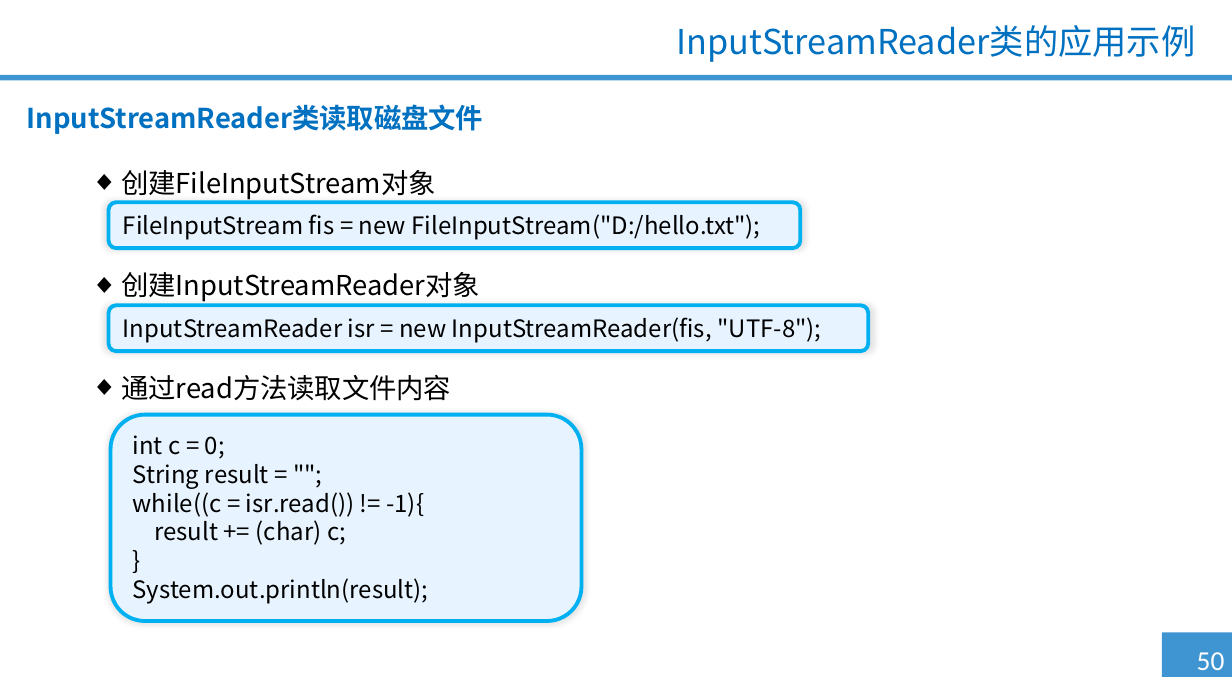
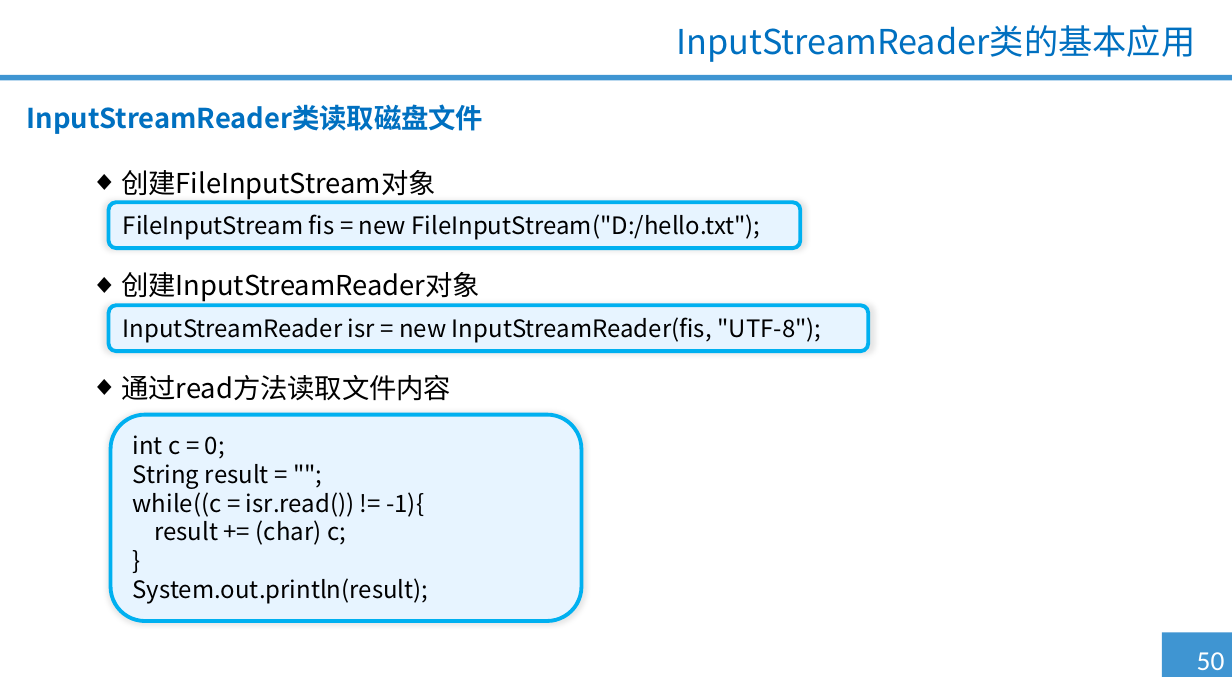
Before and after one commit to qzc70919700/--Java-, a slide deck: slide 50 of 第八单元 IO流（二）/1.0.0.0/PPT/第八单元 IO流（二）.pptx. Drawn at 1232x693 pixels with LibreOffice and Linux fonts; fonts in the diff are those of the drawing; background and template pictures are left out. Boxes give left, top, right and bottom in pixels: in the first picture for what was removed or moved away, otherwise in the second. Text is boxed around its words. In the diff, an @@ line names an element or a change of style, - is before the commit and + after.

```diff
--- a/第八单元 IO流（二）/1.0.0.0/PPT/第八单元 IO流（二）.pptx
+++ b/第八单元 IO流（二）/1.0.0.0/PPT/第八单元 IO流（二）.pptx
@@ title at bbox=[676, 25, 1195, 62]: text changed @@
-InputStreamReader类的应用示例
+InputStreamReader类的基本应用
```
Also in this commit, not shown: 31 other slides changed, 1 other file.
